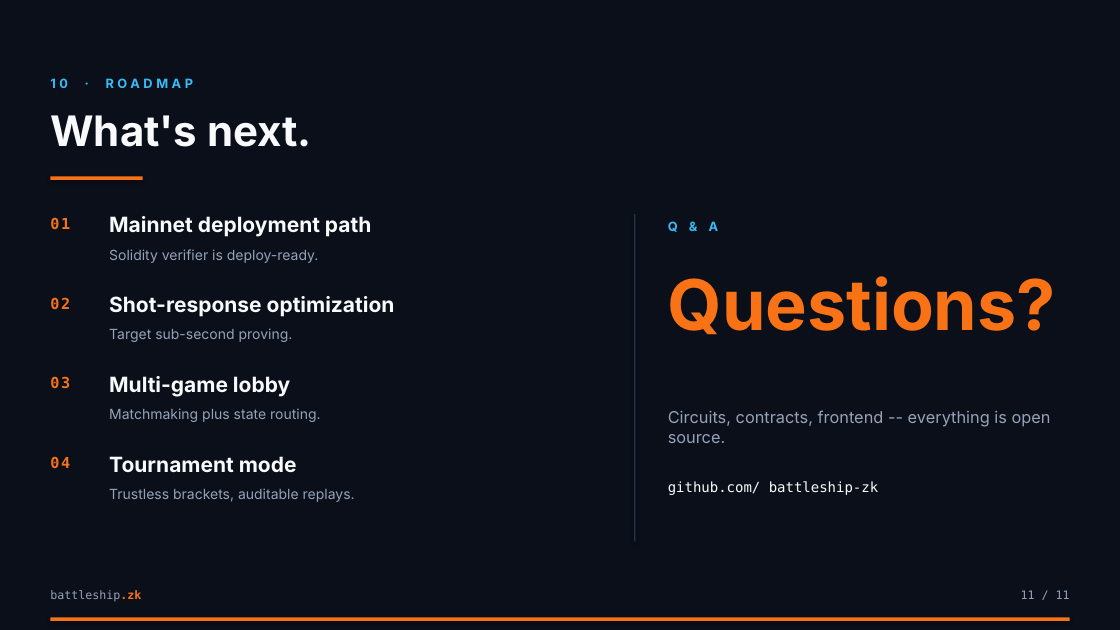
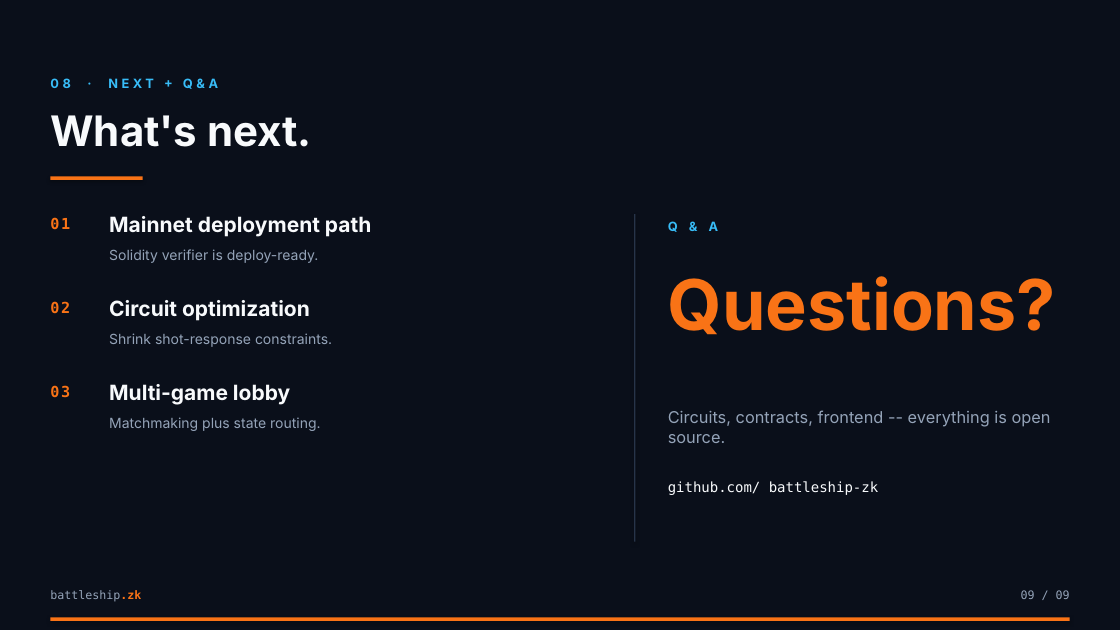
Before and after one commit to ppabba101/solidity-battleship, a slide deck: slide 9 of presentation/battleship-zk-demo.pptx (slide 11 before the commit). Drawn at 1120x630 pixels with LibreOffice and Linux fonts; fonts in the diff are those of the drawing. Boxes give left, top, right and bottom in pixels: in the first picture for what was removed or moved away, otherwise in the second. Text is boxed around its words. In the diff, an @@ line names an element or a change of style, - is before the commit and + after.

```diff
--- a/presentation/battleship-zk-demo.pptx
+++ b/presentation/battleship-zk-demo.pptx
@@ text at [50, 78, 218, 89]: text changed @@
-10 · ROADMAP
+08 · NEXT + Q&A
@@ text "02": place and size @@
-text "02" at [50, 297, 70, 310]
+text "02" at [50, 301, 70, 314]
@@ text removed at [109, 328, 293, 342] @@
-Target sub-second proving.
@@ text added at [109, 300, 310, 321], 18 pt, text #F8FAFC, bold @@
+Circuit optimization
@@ text at [109, 333, 332, 347]: text changed; size 18 to 12 pt; text colour #F8FAFC to #94A3B8; bold off @@
-Shot-response optimization
+Shrink shot-response constraints.
@@ 3 texts: place and size @@
-3 texts at [50, 376, 320, 422]
+3 texts at [50, 384, 320, 431]
@@ text removed at [50, 456, 70, 469] @@
-04
@@ text removed at [109, 456, 297, 473] @@
-Tournament mode
@@ text removed at [109, 488, 355, 502] @@
-Trustless brackets, auditable replays.
@@ text at [1021, 590, 1070, 599]: text changed @@
-11 / 11
+09 / 09
```
Also in this commit, not shown: 5 other slides changed, 3 slides added, 5 slides removed, 11 other files.
